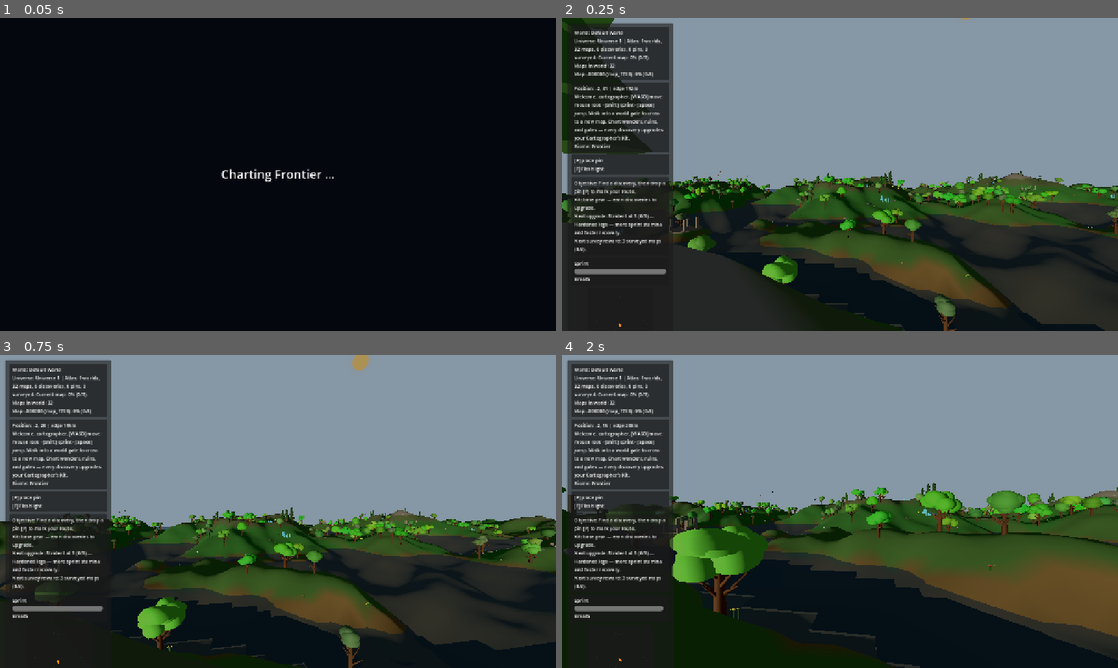
Above: before the commit, frames 1-4 (two rows, left to right).
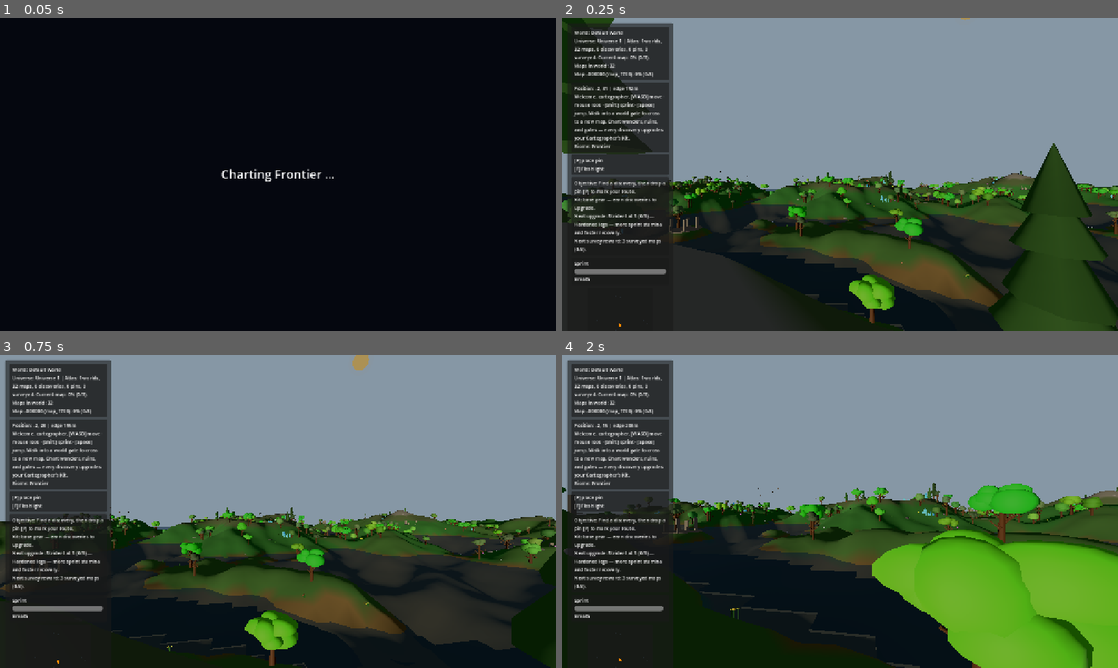
Above: after the commit, the same moments.

Repository: emkey1/Gatewalk
Game: Godot game, scene res://scenes/main.tscn
Same seed, same stepped clock (60 frames per second), same inputs: the game is played once before the commit and once after it.
Inputs (mouse positions are in pixels of both pictures, inside the frame that each line leads up to):
- Up to frame 1 (0.05 s): no input
- Up to frame 2 (0.25 s): no input
- Up to frame 3 (0.75 s): tap Enter at 0.5 s; move the mouse to (305, 511) at 0.52 s; hold W (move_forward) from 0.53 s (still down); hold Shift (sprint) from 0.53 s (still down)
- Up to frame 4 (2 s): keep holding W (move_forward); tap Space (jump) at 0.77, 1.07, 1.52, 1.82 s; move the mouse to (812, 511) at 1.27 s; release Shift (sprint) at 1.28 s; tap E at 1.35 s

Frame 1 is identical in both runs. In frame 2, 8.6% of the frame differs, in the area x 0-100%, y 40-100%; in frame 3, 5.0%; in frame 4, 20%, in the area x 6-100%, y 41-100%.

Commit message:
Fix wonder placement anomalies: ground to terrain + keep trees clear
Two visual issues on wonders (e.g. World Nexus): the wide ~15m-diameter base was placed at the terrain height of its center point, so it hovered over the downhill side of any slope; and trees scattered straight through it.

- Ground each wonder to the LOWEST terrain under its ~7m base footprint (minus a small embed) so the base sits planted instead of hovering. No slope rejection (this terrain varies >5m across a footprint, which would starve wonders); steep spots now read as set-into-the-hillside rather than floating.

- Spawn wonders BEFORE trees and pass their positions to TreeFactory as exclusion zones; trees skip any spot within 11m of a wonder (RNG draw still consumed, so determinism holds; the determinism check runs with no exclusions and is unaffected).

Verified: wonder + tree counts preserved (no regression vs baseline), VALIDATION OK, INTEGRATION OK.

Co-Authored-By: Claude Opus 4.8 <noreply@anthropic.com>

Diff:
--- a/scripts/Main.gd
+++ b/scripts/Main.gd
@@ -3885,13 +3885,14 @@
 			_scatter_moon_platforms()
 			await get_tree().process_frame
 		elif _is_current_map_arctic():
+			_spawn_wonders()
+			await get_tree().process_frame
 			_scatter_arctic_trees()
 			await get_tree().process_frame
 			_scatter_rocks()
 			_scatter_crystals()
 			await get_tree().process_frame
 			_scatter_ruins()
-			_spawn_wonders()
 			await get_tree().process_frame
 		elif _is_current_map_water():
 			_scatter_bird_flocks()
@@ -3906,6 +3907,8 @@
 			_spawn_wonders()
 			await get_tree().process_frame
 		elif _is_current_map_floating_island():
+			_spawn_wonders()
+			await get_tree().process_frame
 			_scatter_trees()
 			await get_tree().process_frame
 			_scatter_rocks()
@@ -3913,9 +3916,10 @@
 			await get_tree().process_frame
 			_scatter_ruins()
 			_scatter_bird_flocks()
+			await get_tree().process_frame
+		else:
 			_spawn_wonders()
 			await get_tree().process_frame
-		else:
 			_scatter_trees()
 			await get_tree().process_frame
 			_scatter_rocks()
@@ -3924,8 +3928,6 @@
 			_scatter_ruins()
 			_scatter_flowers()
 			_scatter_bird_flocks()
-			await get_tree().process_frame
-			_spawn_wonders()
 			await get_tree().process_frame
 		_begin_generation_channel("gates")
 		var target_seeds: Array[int] = []
@@ -4226,12 +4228,21 @@
 
 func _scatter_trees() -> void:
 	_begin_generation_channel("trees")
-	TreeFactory.scatter_trees(generated_root, world_seed, density_level, graphics_level, map_context)
+	TreeFactory.scatter_trees(generated_root, world_seed, density_level, graphics_level, map_context, 1.0, _wonder_exclusions())
 
 
 func _scatter_arctic_trees() -> void:
 	_begin_generation_channel("trees")
-	TreeFactory.scatter_trees(generated_root, world_seed, density_level, graphics_level, map_context, 0.12)
+	TreeFactory.scatter_trees(generated_root, world_seed, density_level, graphics_level, map_context, 0.12, _wonder_exclusions())
+
+
+# World-space centers of already-spawned wonders, so trees can be kept clear of them.
+# (Requires _spawn_wonders to run before tree scatter — see _load_map ordering.)
+func _wonder_exclusions() -> Array:
+	var out: Array = []
+	for w in _wonder_positions:
+		out.append(Vector3(float(w.get("x", 0.0)), 0.0, float(w.get("z", 0.0))))
+	return out
 
 
 func _scatter_rocks() -> void:
@@ -4448,7 +4459,20 @@
 		return false
 	if _river_distance(wonder_pos.x, wonder_pos.z) < river_min:
 		return false
+	# Slope is fine: the base is grounded to its lowest footprint point at spawn
+	# (_wonder_grounded_y), so it sits planted instead of hovering.
 	return true
+
+
+# Lowest terrain under a wonder's ~7m base footprint, minus a small embed, so the
+# wide flat base sits planted into the ground instead of hovering over the downhill
+# side of a slope.
+func _wonder_grounded_y(pos: Vector3) -> float:
+	var lo: float = pos.y
+	for i in range(8):
+		var a: float = TAU * float(i) / 8.0
+		lo = minf(lo, _height_at_world(pos.x + cos(a) * 7.0, pos.z + sin(a) * 7.0))
+	return lo - 0.4
 
 
 func _spawn_wonder_instance(wonder_pos: Vector3, cell_x: int, cell_z: int) -> bool:
@@ -4460,7 +4484,8 @@
 	var wonder_seed: int = int(wonder_info.get("seed", 0))
 	var archetype: String = str(wonder_info.get("archetype", "wonder"))
 	var variant: int = int(wonder_info.get("variant", 0))
-	var wonder: Node3D = WonderGenerator.create_wonder_from_seed(wonder_pos, wonder_seed, true)
+	var grounded_pos: Vector3 = Vector3(wonder_pos.x, _wonder_grounded_y(wonder_pos), wonder_pos.z)
+	var wonder: Node3D = WonderGenerator.create_wonder_from_seed(grounded_pos, wonder_seed, true)
 	var title: String = str(wonder.get_meta("wonder_title", WonderGenerator.title_for_archetype(archetype, variant)))
 	var wonder_kind: String = "wonder"
 	_wonder_positions.append({
--- a/scripts/factories/TreeFactory.gd
+++ b/scripts/factories/TreeFactory.gd
@@ -14,7 +14,7 @@
 	_mesh_cache.clear()
 
 
-static func scatter_trees(parent: Node3D, world_seed: int, density_level: int, graphics_level: int, context: MapContext, density_scale: float = 1.0) -> void:
+static func scatter_trees(parent: Node3D, world_seed: int, density_level: int, graphics_level: int, context: MapContext, density_scale: float = 1.0, exclusions: Array = []) -> void:
 	_scatter_trees_internal(
 		parent,
 		world_seed,
@@ -24,11 +24,13 @@
 		density_scale,
 		context.water_level,
 		Callable(context, "height_at_world"),
-		context.world_half_size() * 0.88
+		context.world_half_size() * 0.88,
+		exclusions
 	)
 
 
-static func _scatter_trees_internal(parent: Node3D, world_seed: int, density_level: int, graphics_level: int, map_type: String, density_scale: float, water_level: float, height_fn: Callable, half: float) -> void:
+# exclusions: world-space Vector3 centers (e.g. wonders) that trees keep clear of.
+static func _scatter_trees_internal(parent: Node3D, world_seed: int, density_level: int, graphics_level: int, map_type: String, density_scale: float, water_level: float, height_fn: Callable, half: float, exclusions: Array = []) -> void:
 	var rng := StableRng.new(StableRng.mix_string(world_seed, "trees"))
 	var dmult: float = _density_mult(density_level)
 	var count: int = int(float(TREE_COUNT_BASE) * dmult * clamp(density_scale, 0.02, 2.0))
@@ -56,6 +58,8 @@
 		if map_type == "floating_island" and not _is_floating_tree_spot_valid(pos, water_level, height_fn):
 			continue
 		if pos.distance_to(Vector3.ZERO) < 8.0:
+			continue
+		if _near_exclusion(pos, exclusions, 11.0):
 			continue
 
 		var kind: String = _tree_kind_for_position(world_seed, pos, map_type, rng)
@@ -117,6 +121,19 @@
 			body.add_child(cs)
 
 
+static func _near_exclusion(pos: Vector3, exclusions: Array, radius: float) -> bool:
+	if exclusions.is_empty():
+		return false
+	var r2: float = radius * radius
+	for e in exclusions:
+		var ev: Vector3 = e
+		var dx: float = ev.x - pos.x
+		var dz: float = ev.z - pos.z
+		if dx * dx + dz * dz < r2:
+			return true
+	return false
+
+
 static func _density_mult(level: int) -> float:
 	match level:
 		0: return 0.4
